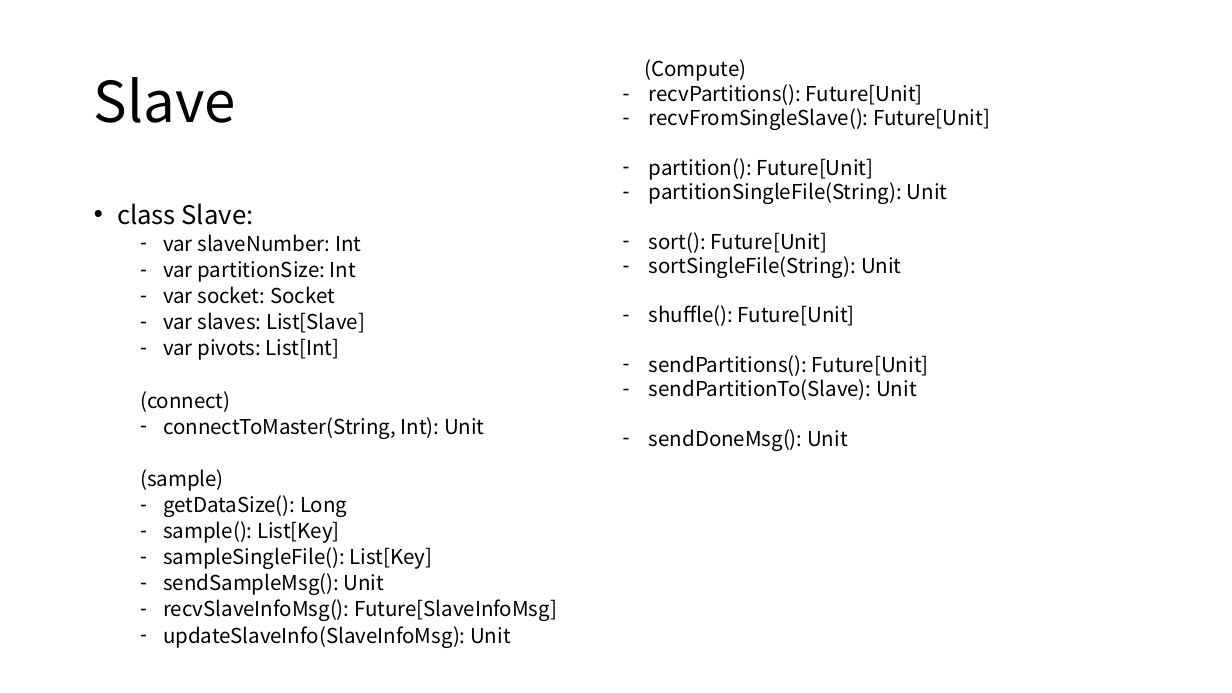
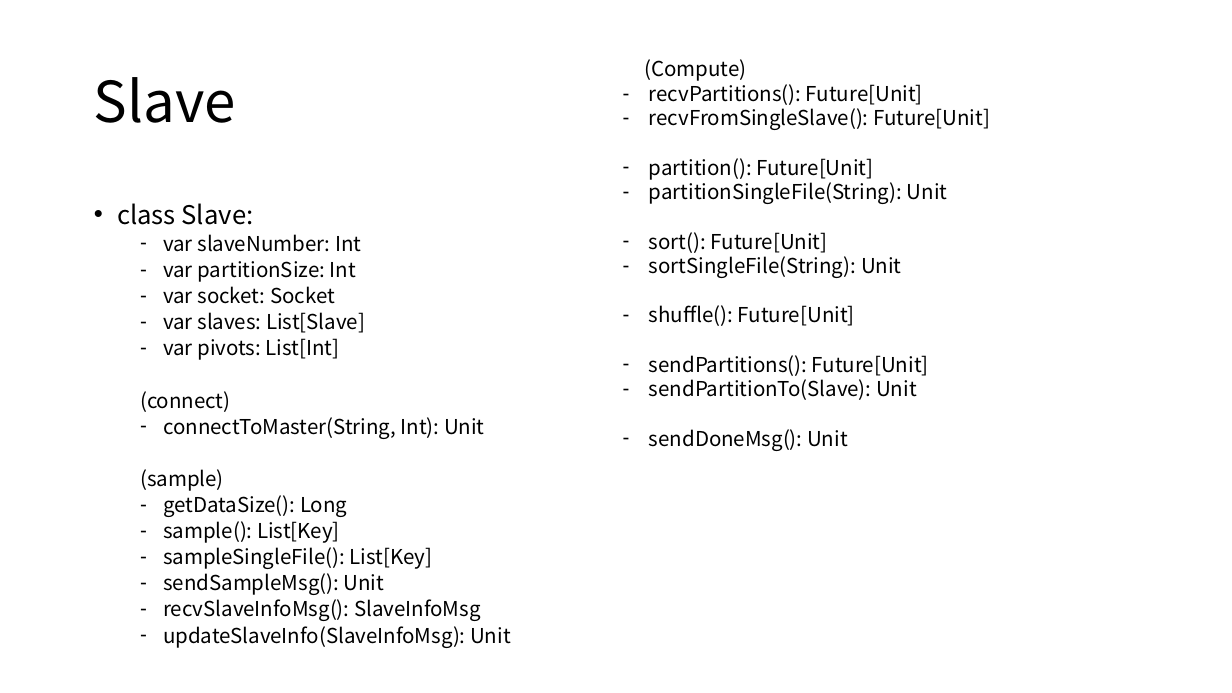
Before and after one commit to Eyebrowmoon/CS490, a slide deck: slide 25 of project.pptx. Drawn at 1232x693 pixels with LibreOffice and Linux fonts; fonts in the diff are those of the drawing. Boxes give left, top, right and bottom in pixels: in the first picture for what was removed or moved away, otherwise in the second. Text is boxed around its words. In the diff, an @@ line names an element or a change of style, - is before the commit and + after.

```diff
--- a/project.pptx
+++ b/project.pptx
@@ text at [163, 599, 481, 621]: text changed @@
-  – recvSlaveInfoMsg(): Future[SlaveInfoMsg]
+  – recvSlaveInfoMsg(): SlaveInfoMsg
```
Also in this commit, not shown: 9 other slides changed, 5 slides added, 2 slides removed.
